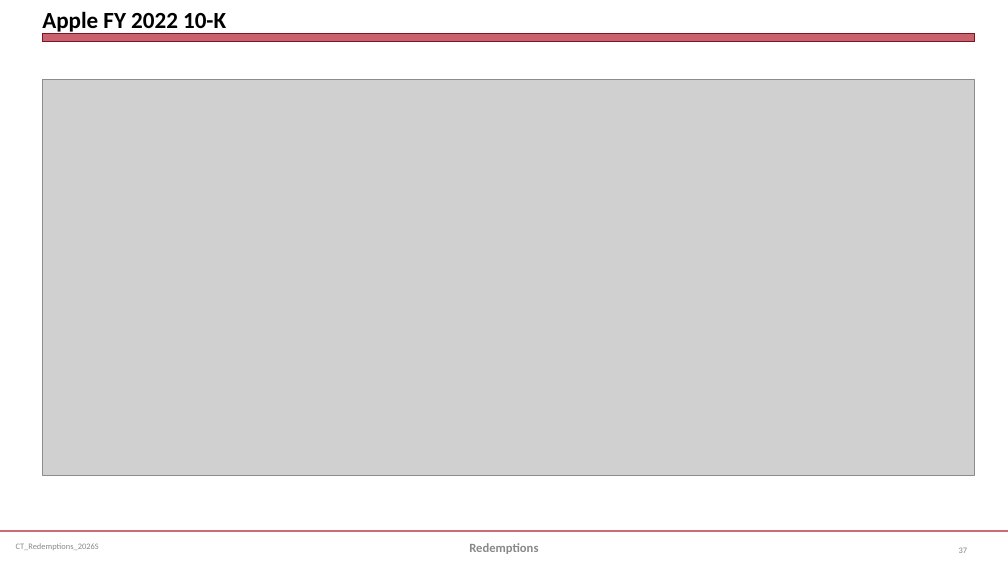
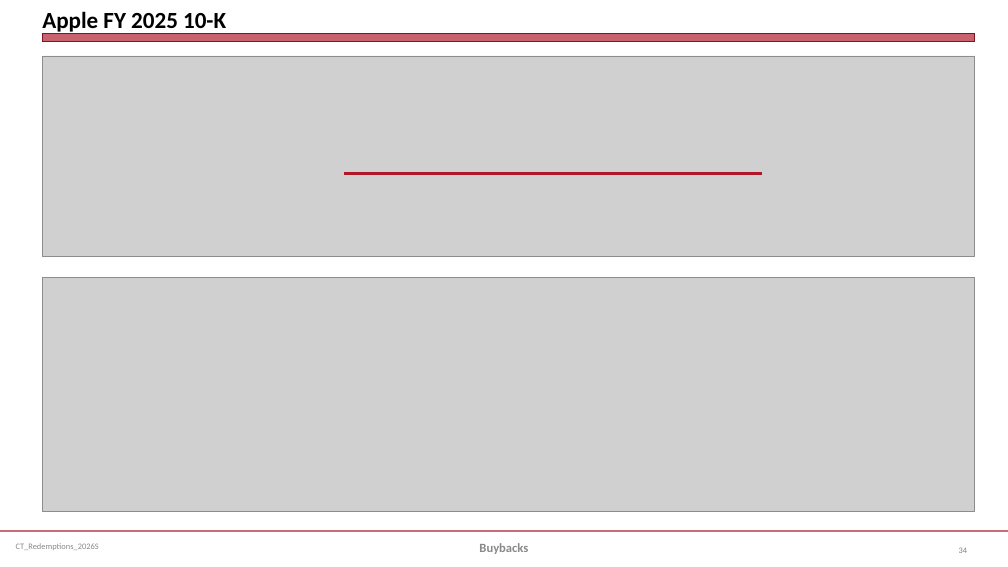
Before and after one commit to jmc877/Corporate-Tax, a slide deck: slide 34 of slides/CT_Redemptions_2026S.pptx (slide 37 before the commit). Drawn at 1008x567 pixels with LibreOffice and Linux fonts; fonts in the diff are those of the drawing; grey boxes stand for pictures. Boxes give left, top, right and bottom in pixels: in the first picture for what was removed or moved away, otherwise in the second. Text is boxed around its words. In the diff, an @@ line names an element or a change of style, - is before the commit and + after.

```diff
--- a/slides/CT_Redemptions_2026S.pptx
+++ b/slides/CT_Redemptions_2026S.pptx
@@ title at (42, 11, 226, 35): text changed @@
-Apple FY 2022 10-K
+Apple FY 2025 10-K
@@ picture added at (42, 56, 975, 256) @@
@@ picture removed at (42, 79, 975, 475) @@
@@ line added from (345, 173) to (762, 173), #B0182A 3 pt @@
@@ picture added at (42, 278, 975, 510) @@
@@ text at (479, 543, 528, 554): text changed @@
-Redemptions
+Buybacks
```
Also in this commit, not shown: 3 other slides changed, 1 slide added, 8 slides removed, 16 other files.
